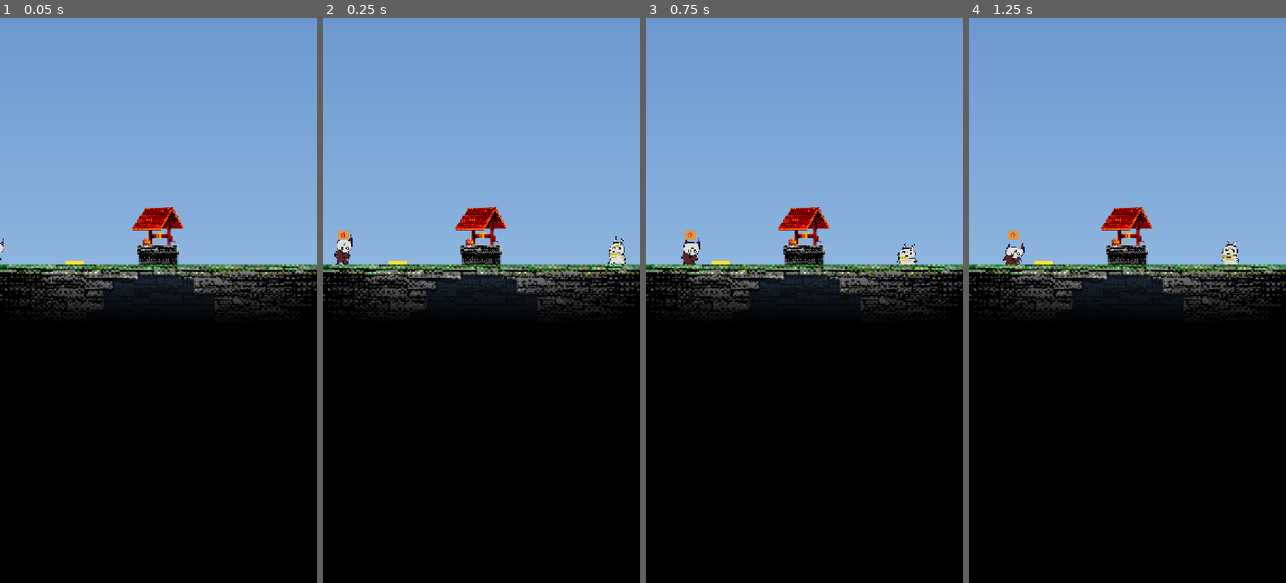
Above: before the commit, frames 1-4 (left to right).
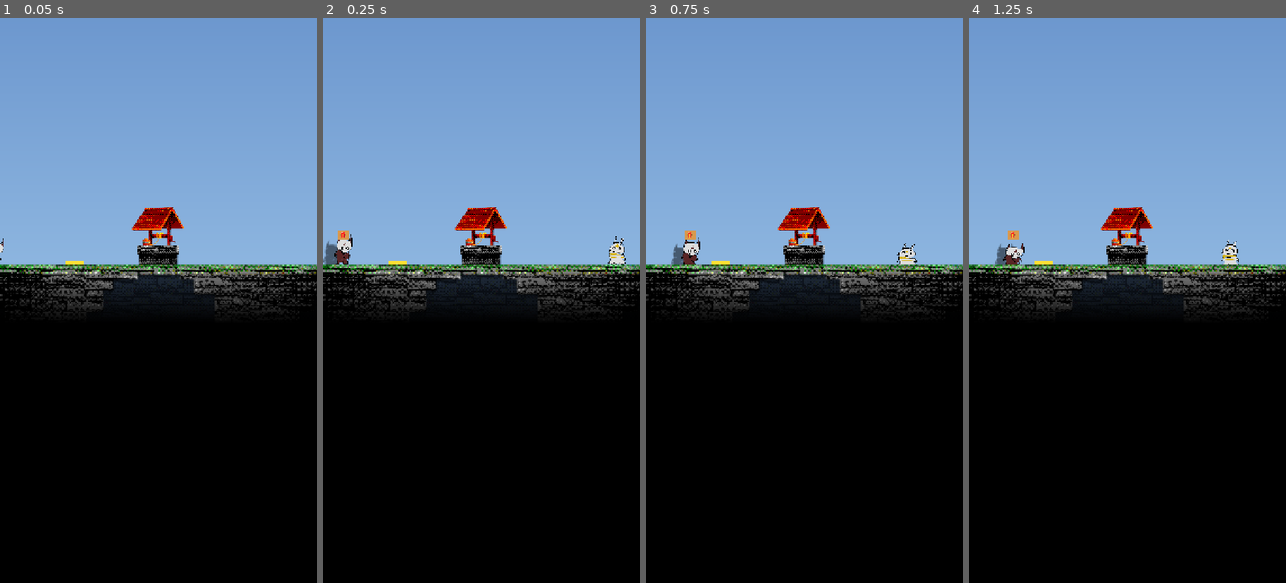
Above: after the commit, the same moments.

Repository: gimigkk/agustus-13
Game: Godot game, scene res://scenes/levels/test_level.tscn
Two runs of this game, one before a commit and one after it. Both use one fixed random seed, a clock stepped at 60 frames per second and the inputs below.
Inputs (mouse positions are in pixels of both pictures, inside the frame that each line leads up to):
- Up to frame 1 (0.05 s): no input
- Up to frame 2 (0.25 s): no input
- Up to frame 3 (0.75 s): tap Enter at 0.5 s; move the mouse to (874, 272) at 0.52 s; hold Right (move_right) from 0.53 s (still down)
- Up to frame 4 (1.25 s): keep holding Right (move_right); tap Space (jump) at 0.77 s

Frame 1 is identical in both runs. In frame 2, 0.1% of the frame differs, in the area x 0-6%, y 39-44%; in frame 3, 0.1%; in frame 4, 0.1%.

Commit message:
feat(player): add dynamic blurred drop shadow matching player pose and position

Diff:
--- a/scenes/player/player.gd
+++ b/scenes/player/player.gd
@@ -38,6 +38,7 @@
 @onready var visual: Control = $Visual
 @onready var camera: Camera2D = $Camera2D
 @onready var glow: Sprite2D = get_node_or_null("Glow")
+@onready var shadow: Control = get_node_or_null("Shadow")
 
 func _ready() -> void:
 	if visual:
@@ -185,6 +186,13 @@
 
 		visual.scale = Vector2(squash_stretch_scale.x * facing_dir, squash_stretch_scale.y)
 
+		if shadow:
+			var dynamic_shadow_x: float = global_position.x * 0.08
+			shadow.position = visual.position + Vector2(dynamic_shadow_x, 12.0)
+			shadow.scale = visual.scale
+			shadow.rotation_degrees = visual.rotation_degrees
+			shadow.pivot_offset = visual.pivot_offset
+
 func _execute_charged_jump() -> void:
 	if not is_charging_jump:
 		return
--- a/scenes/player/player.tscn
+++ b/scenes/player/player.tscn
@@ -3,9 +3,17 @@
 [ext_resource type="Script" path="res://scenes/player/player.gd" id="1_script"]
 [ext_resource type="Texture2D" path="res://scenes/player/p1_player.png" id="2_p1_player"]
 [ext_resource type="Texture2D" path="res://assets/effects/player_glow.png" id="3_glow"]
+[ext_resource type="Shader" uid="uid://ericiccwlu48" path="res://shaders/drop_shadow_blur.gdshader" id="4_shadowshader"]
 
 [sub_resource type="CanvasItemMaterial" id="CanvasItemMaterial_glow"]
 blend_mode = 1
+
+[sub_resource type="ShaderMaterial" id="ShaderMaterial_player_shadow"]
+shader = ExtResource("4_shadowshader")
+shader_parameter/blur_amount = 7.0
+shader_parameter/shadow_opacity = 0.50
+shader_parameter/radial_outward = 0.0
+shader_parameter/vertical_offset = 0.0
 
 [sub_resource type="CapsuleShape2D" id="CapsuleShape2D_1"]
 radius = 20.0
@@ -22,6 +30,19 @@
 scale = Vector2(0.7, 0.7)
 texture = ExtResource("3_glow")
 modulate = Color(1, 1, 1, 0.07)
+
+[node name="Shadow" type="TextureRect" parent="."]
+z_index = -1
+material = SubResource("ShaderMaterial_player_shadow")
+custom_minimum_size = Vector2(65, 65)
+offset_left = -32.5
+offset_top = -35.0
+offset_right = 32.5
+offset_bottom = 30.0
+pivot_offset = Vector2(32.5, 65.0)
+texture = ExtResource("2_p1_player")
+expand_mode = 1
+stretch_mode = 5
 
 [node name="Visual" type="TextureRect" parent="."]
 custom_minimum_size = Vector2(65, 65)
